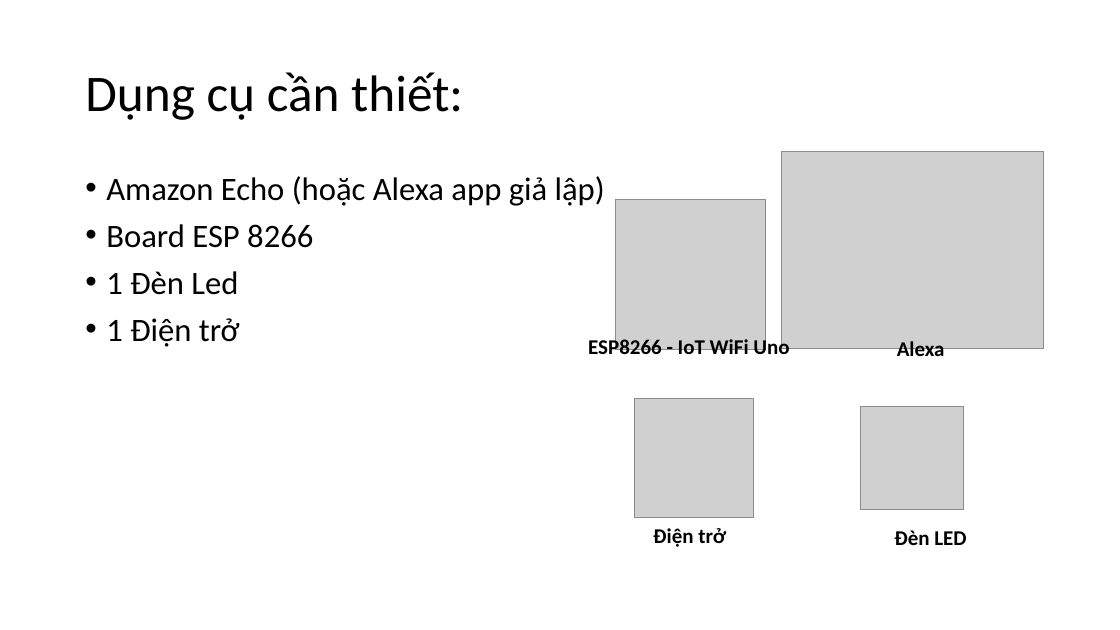
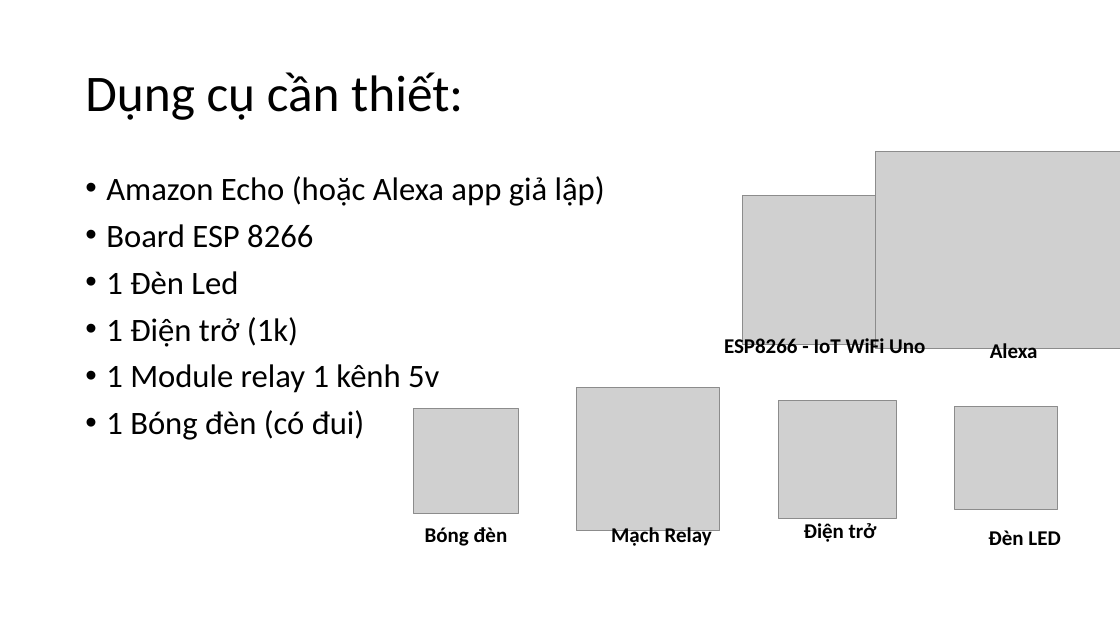
Before and after one commit to Huong-nt/EduMall-KhoaHocIOT, a slide deck: slide 2 of 14-15. Đèn thông minh/Đèn thông minh phần 1 Tạo một thiết bị kết nối với AWS IOT core.pptx. Drawn at 1120x630 pixels with LibreOffice and Linux fonts; fonts in the diff are those of the drawing; grey boxes stand for pictures. Boxes give left, top, right and bottom in pixels: in the first picture for what was removed or moved away, otherwise in the second. Text is boxed around its words. In the diff, an @@ line names an element or a change of style, - is before the commit and + after.

Commit message:
update slide bài 14 - 15

```diff
--- a/14-15. Đèn thông minh/Đèn thông minh phần 1 Tạo một thiết bị kết nối với AWS IOT core.pptx
+++ b/14-15. Đèn thông minh/Đèn thông minh phần 1 Tạo một thiết bị kết nối với AWS IOT core.pptx
@@ picture: place and size @@
-picture at <box>616,200,765,350</box>
+picture at <box>743,196,892,345</box>
@@ text at <box>106,317,439,440</box>: text changed @@
-• 1 Điện trở
+• 1 Điện trở (1k)
+• 1 Module relay 1 kênh 5v
+• 1 Bóng đèn (có đui)
@@ text "ESP8266 - IoT WiFi Uno": place and size @@
-text "ESP8266 - IoT WiFi Uno" at <box>588,336,789,360</box>
+text "ESP8266 - IoT WiFi Uno" at <box>724,335,925,359</box>
@@ text "Alexa": place and size @@
-text "Alexa" at <box>897,341,945,362</box>
+text "Alexa" at <box>990,343,1038,364</box>
@@ picture added at <box>577,387,720,530</box> @@
@@ picture added at <box>413,408,519,514</box> @@
@@ picture: place and size @@
-picture at <box>635,399,754,518</box>
+picture at <box>778,400,897,518</box>
@@ text added at <box>425,527,508,546</box>, 18 pt, text #000000, bold @@
+Bóng đèn
@@ text added at <box>611,527,712,549</box>, 18 pt, text #000000, bold @@
+Mạch Relay
@@ text "Điện trở": place and size @@
-text "Điện trở" at <box>653,528,726,547</box>
+text "Điện trở" at <box>804,523,877,542</box>
@@ 2 pictures, 1 text: place and size @@
-2 pictures, 1 text at <box>781,152,1044,545</box>
+2 pictures, 1 text at <box>875,152,1120,545</box>
```
Also in this commit, not shown: 1 other slide changed, 1 other file.
